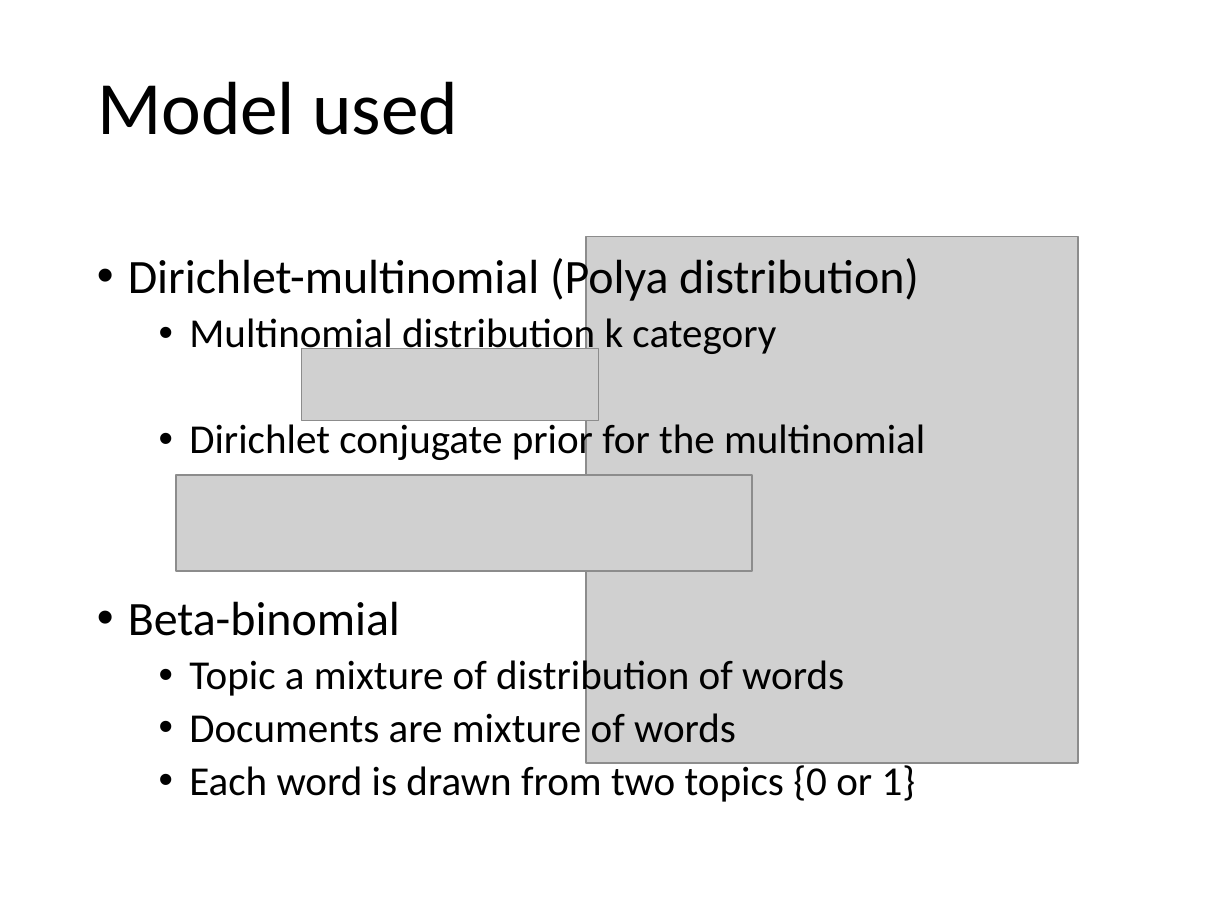
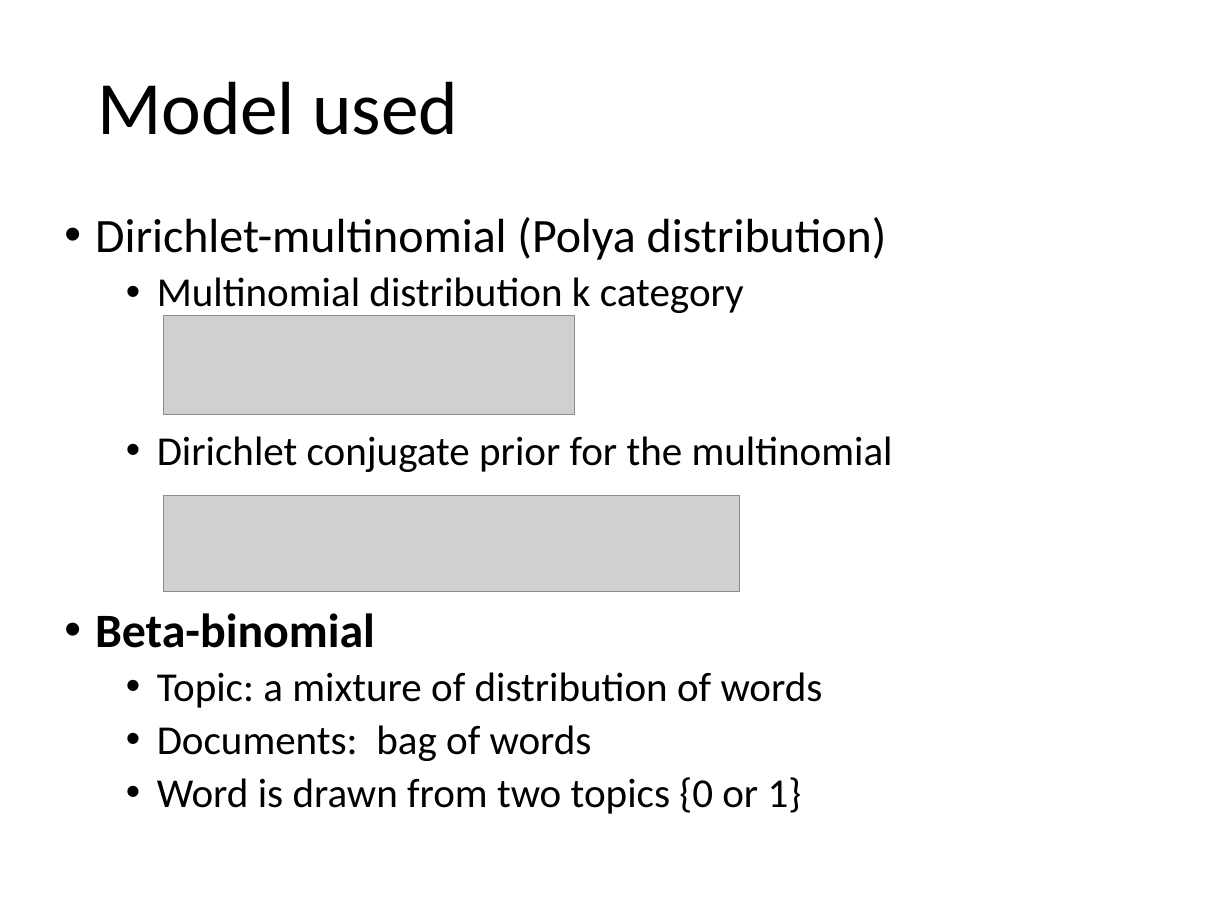
Before and after one commit to tadeze/PolyDistribution, a slide deck: slide 5 of FinalPresentation_polya.pptx (slide 6 before the commit). Drawn at 1232x924 pixels with LibreOffice and Linux fonts; fonts in the diff are those of the drawing; grey boxes stand for pictures. Boxes give left, top, right and bottom in pixels: in the first picture for what was removed or moved away, otherwise in the second. Text is boxed around its words. In the diff, an @@ line names an element or a change of style, - is before the commit and + after.

```diff
--- a/FinalPresentation_polya.pptx
+++ b/FinalPresentation_polya.pptx
@@ text "Dirichlet-multinomial (Polya distribution)": place and size @@
-text "Dirichlet-multinomial (Polya distribution)" at bbox=[128, 253, 925, 802]
+text "Dirichlet-multinomial (Polya distribution)" at bbox=[95, 217, 893, 814]
@@ picture removed at bbox=[586, 237, 1078, 763] @@
@@ picture: place and size @@
-picture at bbox=[301, 349, 599, 420]
+picture at bbox=[164, 315, 575, 414]
@@ picture: place and size @@
-picture at bbox=[176, 476, 753, 572]
+picture at bbox=[164, 495, 740, 591]
@@ text at bbox=[95, 613, 375, 648]: bold on in "Beta-binomial" @@
@@ text at bbox=[157, 672, 823, 814]: text changed @@
-  • Topic a mixture of distribution of words
-  • Documents are mixture of words
-  • Each word is drawn from two topics {0 or 1}
+  • Topic: a mixture of distribution of words
+  • Documents: bag of words
+  • Word is drawn from two topics {0 or 1}
```
Also in this commit, not shown: 4 other slides changed, 8 slides added, 9 slides removed, 13 other files.
